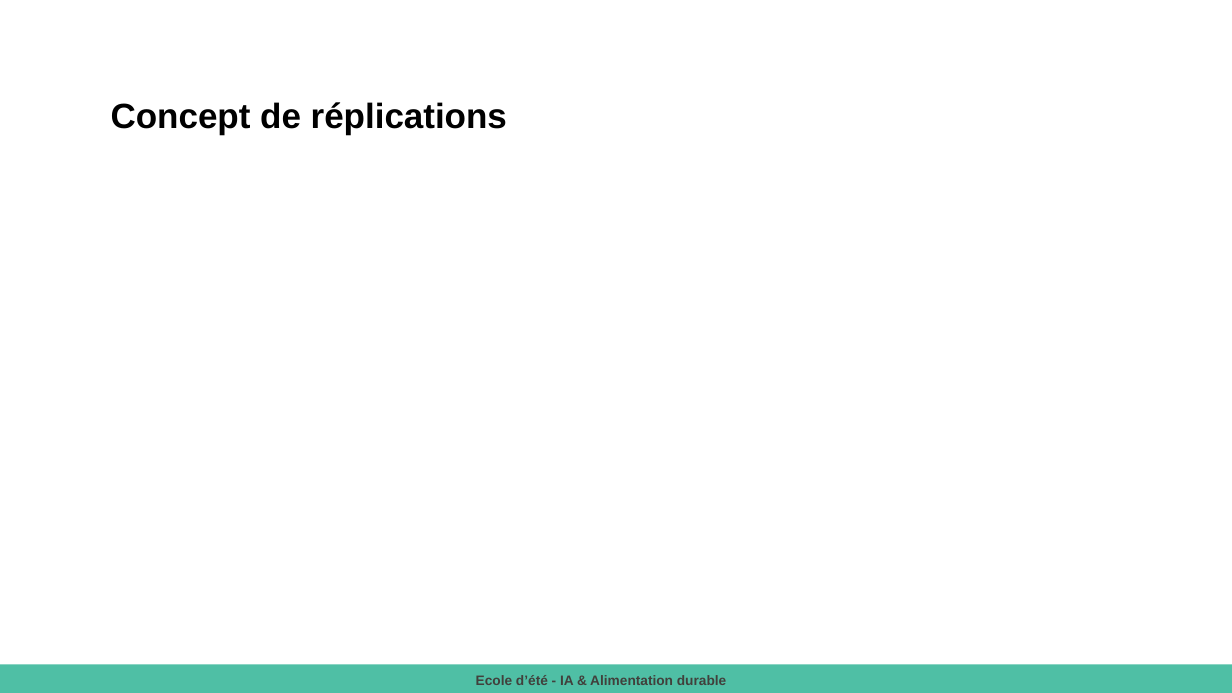
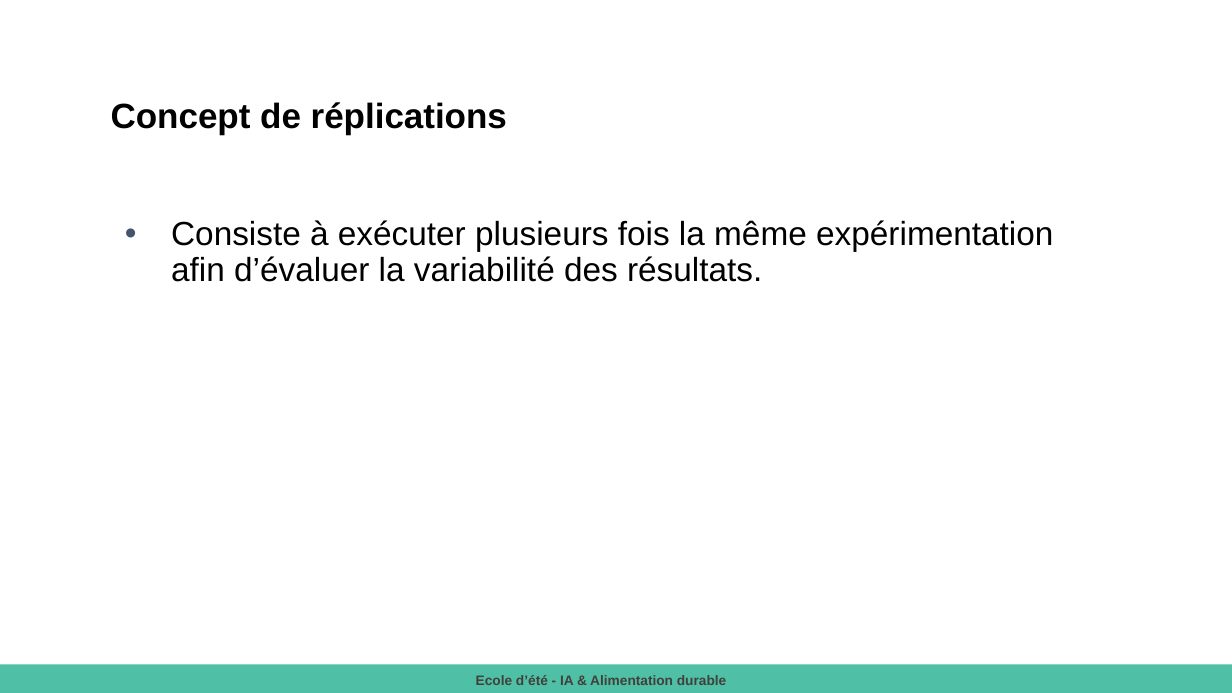
Before and after one commit to Menard980/2025-08-26-_La-_simulation_pour_pallier_le_manque_de_donnees-Ecole_ete_IA_et_Alimentation_durable, a slide deck: slide 13 of 2025 Présentation Atelier simulation.pptx. Drawn at 1232x693 pixels with LibreOffice and Linux fonts; fonts in the diff are those of the drawing. Boxes give left, top, right and bottom in pixels: in the first picture for what was removed or moved away, otherwise in the second. Text is boxed around its words. In the diff, an @@ line names an element or a change of style, - is before the commit and + after.

```diff
--- a/2025 Présentation Atelier simulation.pptx
+++ b/2025 Présentation Atelier simulation.pptx
@@ text added at (171, 220, 1053, 282), 26 pt, text #000000 @@
+• Consiste à exécuter plusieurs fois la même expérimentation afin d’évaluer la variabilité des résultats.
```
Also in this commit, not shown: 1 other slide changed.
